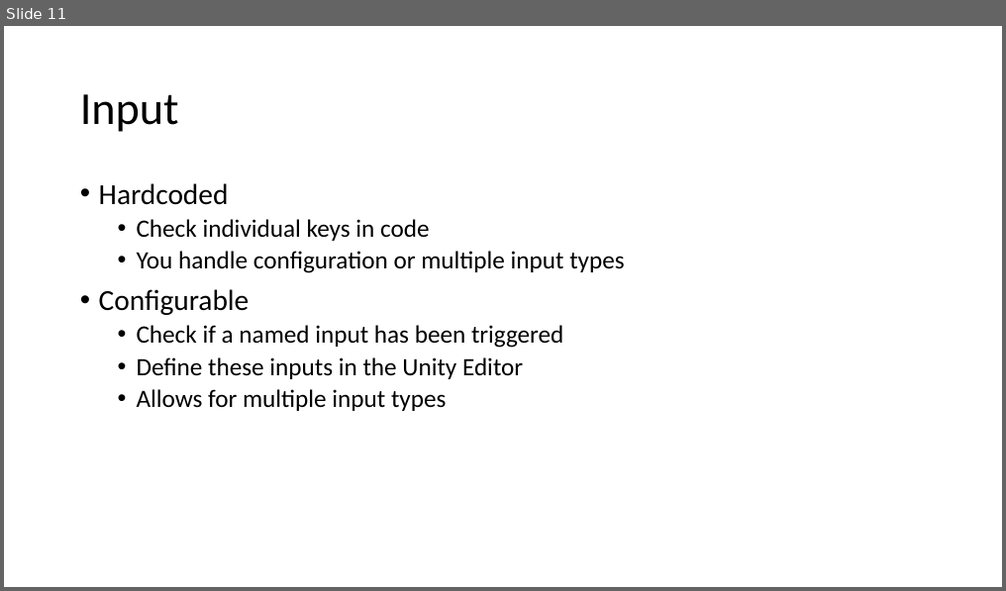
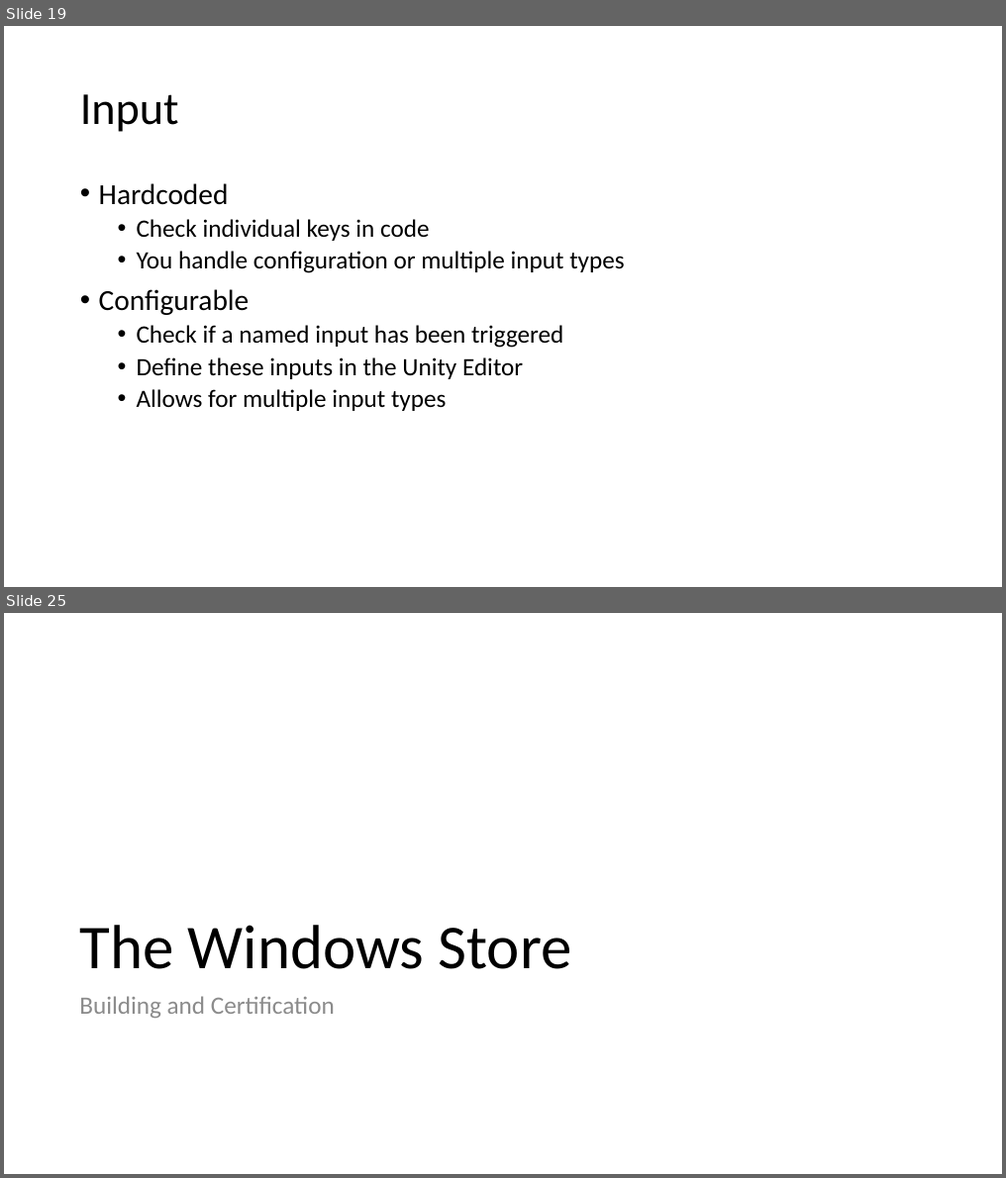
Before and after one commit to quandtm/UnitySTWorkshop, a slide deck: ST_Unity_101_Part1.pptx. Shown one above the other, each under a label of ours: slide 11 before the commit, slides 19 and 25 after it; the slides between them are not shown. The pictures are 1006x591 and 1006x1178 pixels, drawn with LibreOffice and Linux fonts; fonts in the diff are those of the drawing. Boxes give left, top, right and bottom in pixels: in the first picture for what was removed or moved away, otherwise in the second. Text is boxed around its words. In the diff, an @@ line names an element or a change of style, - is before the commit and + after.

```diff
--- a/ST_Unity_101_Part1.pptx
+++ b/ST_Unity_101_Part1.pptx
@@ slide 25 added at [4,613,1002,1174], background #FFFFFF @@
@@ title added at [79,925,572,969], 60 pt, text #000000 @@
+The Windows Store
@@ text added at [79,996,335,1018], 24 pt, text #8C8C8C @@
+Building and Certification
@@ what was slide 11 is now slide 19 @@
```
Also in this commit, not shown: 20 other slides added, 1 slide removed.
